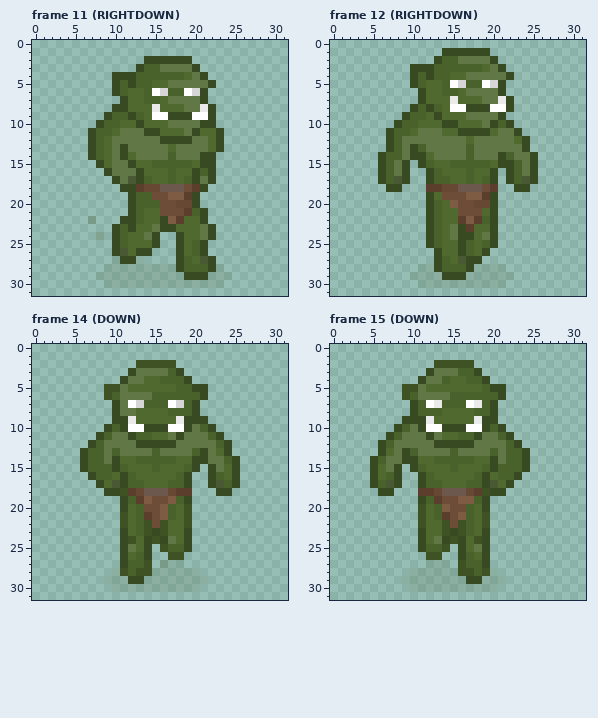
Pixel-art file: app/src/main/resources/unfinished/orc/orc.aseprite. Above is the file before it was changed.
32x32 pixels, 24 frames. Shown: frame 11 (RIGHTDOWN), frame 12 (RIGHTDOWN), frame 14 (DOWN), frame 15 (DOWN). The commit also changed other frames, which this record leaves out.
And afterwards:
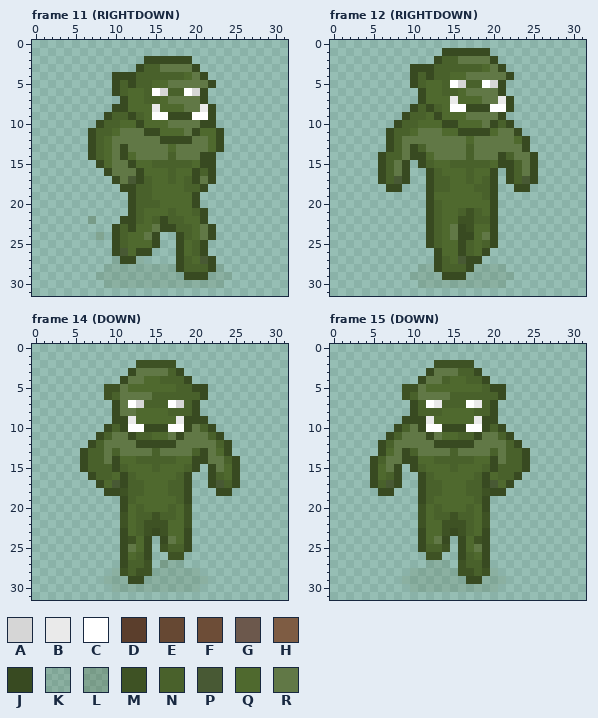
Palette (. is transparent): A #d6d6d6  B #eaeaea  C #ffffff  D #5b3e2c  E #664833  F #6d4d37  G #6c584c  H #7e5c43  J #384a21  K #3e522421  L #3e52243e  M #3e5224  N #49612b  P #485934  Q #4f692e  R #617846
Edits made:
Frame 11 (RIGHTDOWN):
y 18: x 13..20 DEEGGGFD -> NNQQQQNN
y 19: x 15..19 FFHHD -> QQQQQ
y 20: x 16..19 FFEE -> QQQQ
y 21: x 16..19 FFFD -> QNQQ
y 22: x 15 Q -> N; x 17..18 HD -> NN
y 23: x 18..19 QQ -> NN
y 24: x 19 Q -> N
Frame 12 (RIGHTDOWN):
y 18: x 12..20 DDEEGGGFD -> JNNQQQNNJ
y 19: x 14..19 FFFHHD -> QQQQQN
y 20: x 15..19 HFFEE -> QQQQQ
y 21: x 16..18 FFF -> NMN
y 22: x 16..18 DHD -> MMN
y 23: x 17 D -> M
Frame 14 (DOWN):
y 18: x 12..19 DEGGGEDD -> NNQQQNNJ
y 19: x 13..17 DHFFH -> QQQQQ
y 20: x 14..16 FFH -> QQQ
y 21: x 14..16 DFH -> NMN
y 22: x 15 F -> M
y 24: x 15 M -> .
Frame 15 (DOWN):
y 18: x 11..18 DDEGGGED -> JNNQQQNN
y 19: x 13..17 DFFHH -> QQQQQ
y 20: x 14..16 HFF -> QQQ
y 21: x 14..16 DFH -> NMN
y 22: x 15 F -> M
y 24: x 15 M -> .
Changed places in both pictures, as pixel boxes (x1, y1, x2, y2):
changed: (136, 184, 200, 240)
changed: (426, 184, 498, 232)
changed: (128, 488, 192, 544)
changed: (418, 488, 482, 544)
